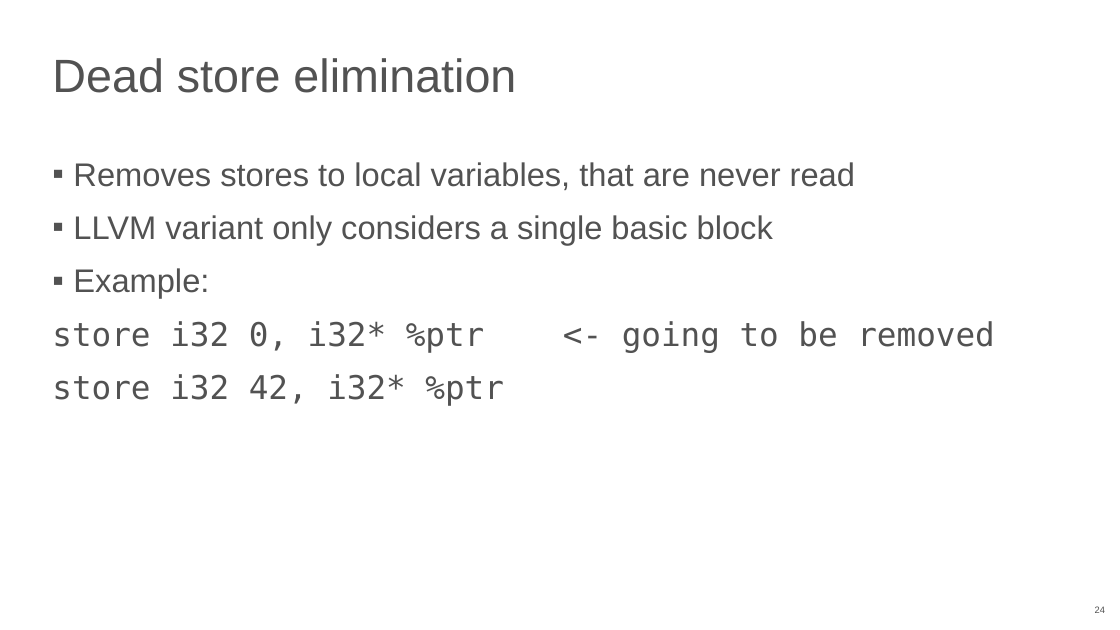
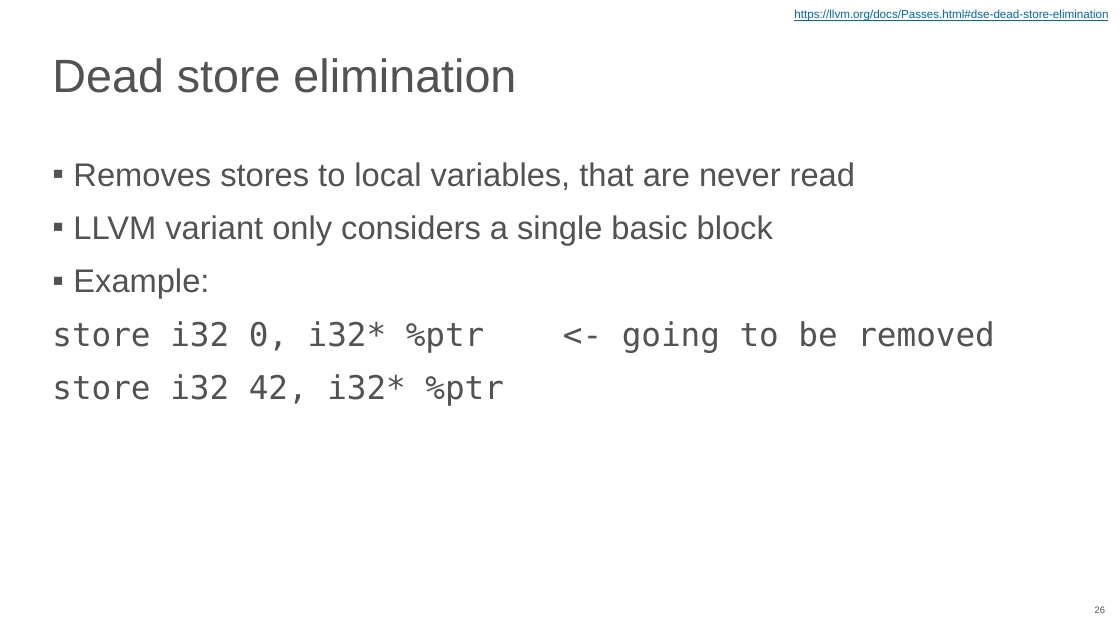
Before and after one commit to NN-complr-tech/Complr-course-lectures, a slide deck: slide 26 of 05-Optimizations-1.pptx (slide 24 before the commit). Drawn at 1120x630 pixels with LibreOffice and Linux fonts; fonts in the diff are those of the drawing. Boxes give left, top, right and bottom in pixels: in the first picture for what was removed or moved away, otherwise in the second. Text is boxed around its words. In the diff, an @@ line names an element or a change of style, - is before the commit and + after.

```diff
--- a/05-Optimizations-1.pptx
+++ b/05-Optimizations-1.pptx
@@ text added at (794, 9, 1108, 21), 10 pt, text #0068B5, underline @@
+https://llvm.org/docs/Passes.html#dse-dead-store-elimination
```
Also in this commit, not shown: 13 other slides changed, 7 slides added, 1 slide removed.
